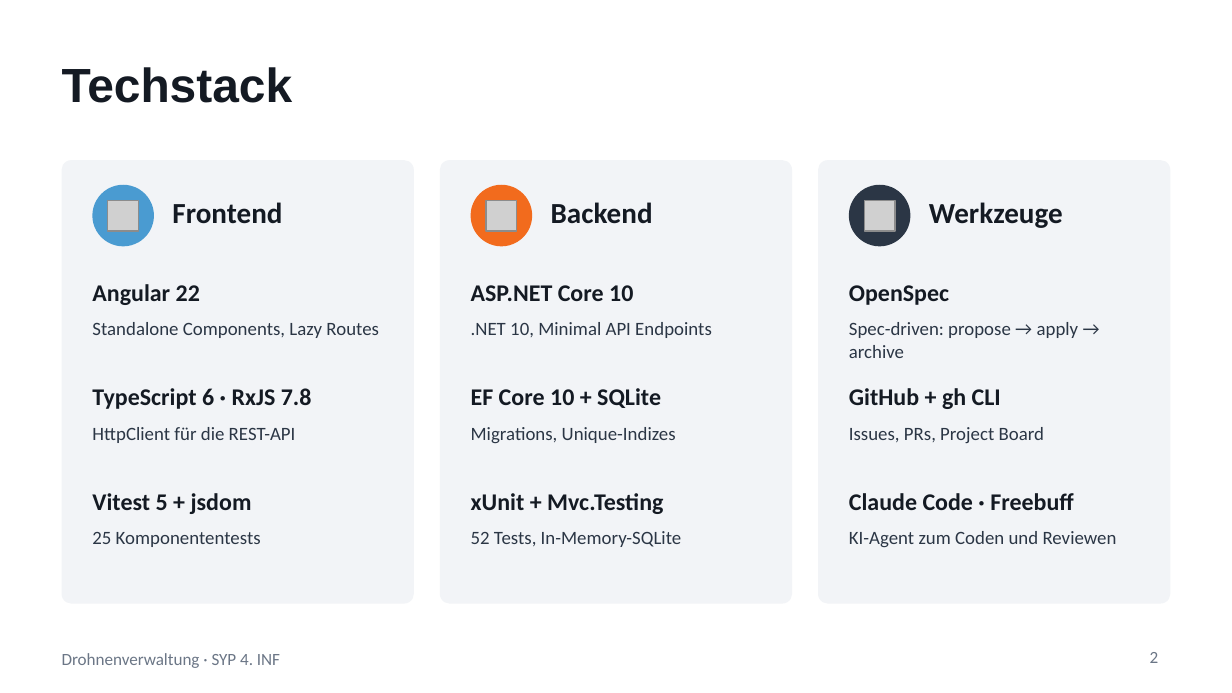
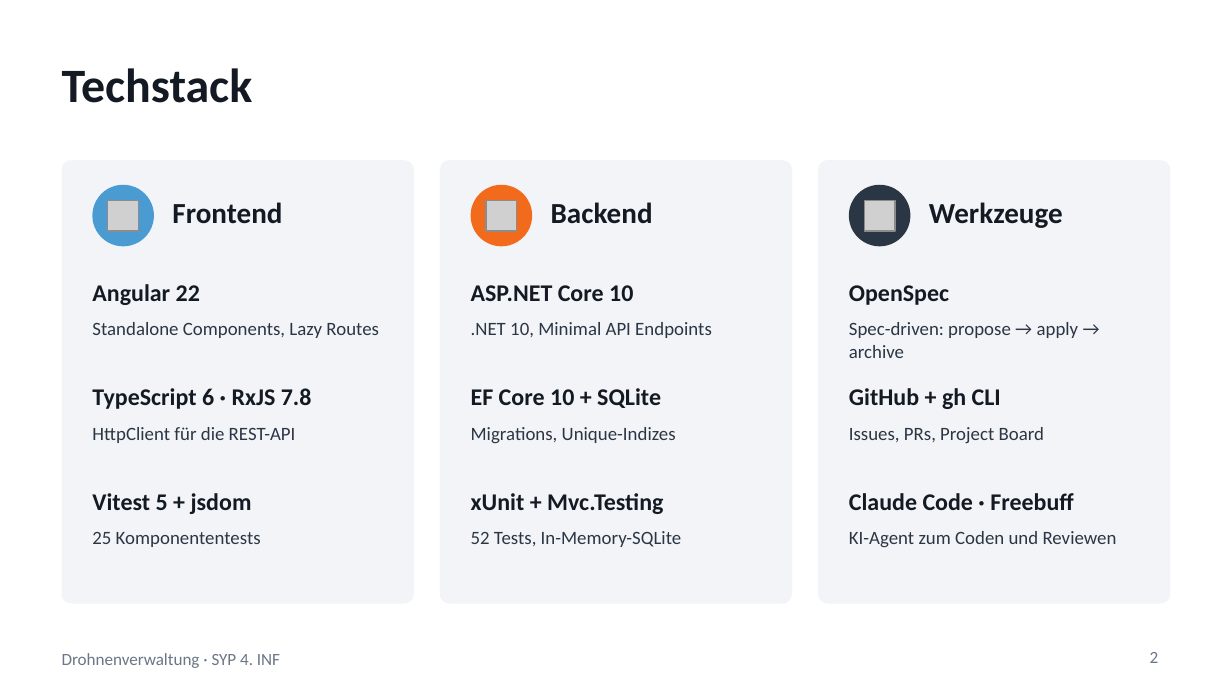
Before and after one commit to Franz-br/DrohnenVerwaltung, a slide deck: slide 2 of docs/Drohnenverwaltung_Praesentation.pptx. Drawn at 1232x693 pixels with LibreOffice and Linux fonts; fonts in the diff are those of the drawing; grey boxes stand for pictures. Boxes give left, top, right and bottom in pixels: in the first picture for what was removed or moved away, otherwise in the second. Text is boxed around its words. In the diff, an @@ line names an element or a change of style, - is before the commit and + after.

Commit message:
docs: use one font throughout the presentation

```diff
--- a/docs/Drohnenverwaltung_Praesentation.pptx
+++ b/docs/Drohnenverwaltung_Praesentation.pptx
@@ title "Techstack" at <box>62,68,253,103</box>: font Arial to Calibri @@
```
Also in this commit, not shown: 10 other slides changed.
